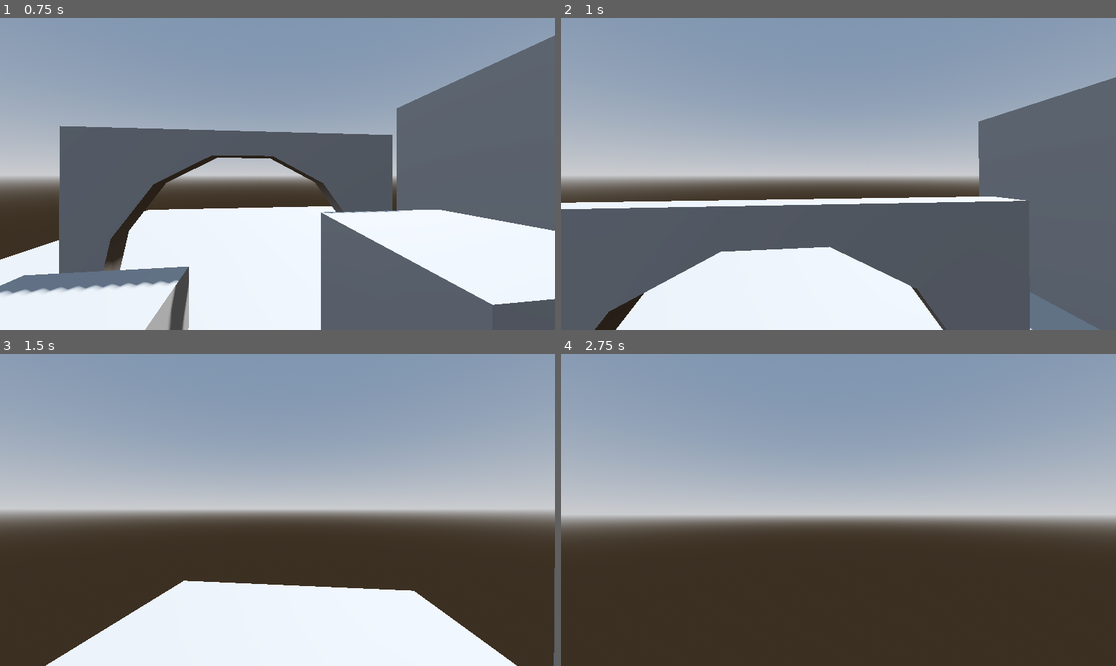
Above: before the commit, frames 1-4 (two rows, left to right).
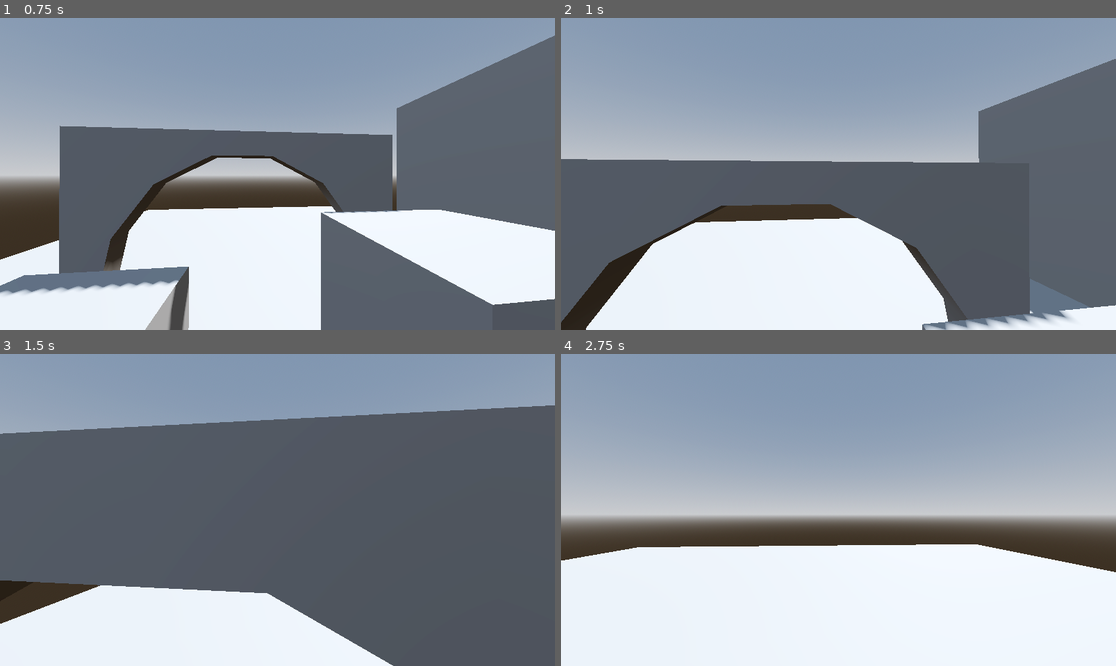
Above: after the commit, the same moments.

Repository: sirBruh/Yr12GameDesignAssesment
Game: Godot game, scene res://Scenes/level.tscn
Two runs of this game, one before a commit and one after it. Both use one fixed random seed, a clock stepped at 60 frames per second and the inputs below.
Inputs (mouse positions are in pixels of both pictures, inside the frame that each line leads up to):
- Up to frame 1 (0.75 s): move the mouse to (305, 174) at 0.52 s; hold W (Forward) from 0.53 s (still down); right-click (305, 174) at 0.6 s
- Up to frame 2 (1 s): keep holding W (Forward); right-click (866, 174) at 0.77 s
- Up to frame 3 (1.5 s): keep holding W (Forward); right-click (305, 510) at 1.07 s; move the mouse to (249, 510) at 1.27 s; tap Ctrl (Crouch) at 1.35 s
- Up to frame 4 (2.75 s): keep holding W (Forward); right-click (810, 510) at 1.52 s; right-click (810, 510) at 1.55 s; right-click (810, 510) at 1.82 s; move the mouse to (849, 503) at 2.02 s; hold Shift (Sprint) from 2.03 s (still down); right-click (849, 503) at 2.3 s

Frame 1 is identical in both runs. In frame 2, 23% of the frame differs, in the area x 0-100%, y 13-100%; in frame 3, 67%, in the area x 0-100%, y 16-100%; in frame 4, 37%.

Commit message:
Fixing Coyote
I just needd to repair the mantling

Diff:
--- a/untitled-delivery-game/Scenes/level.tscn
+++ b/untitled-delivery-game/Scenes/level.tscn
@@ -31,72 +31,85 @@
 
 [node name="CSGBox3D" type="CSGBox3D" parent="Environment"]
 transform = Transform3D(1, 0, 0, 0, 1, 0, 0, 0, 1, 0, 1.45, -4.1)
+layers = 2
 use_collision = true
-collision_layer = 3
-collision_mask = 3
+collision_layer = 2
+collision_mask = 2
 size = Vector3(4.6, 2.9, 0.4)
 
 [node name="CSGCylinder3D" type="CSGCylinder3D" parent="Environment/CSGBox3D"]
 transform = Transform3D(3.78, 0, 0, 0, -4.32743e-08, -4.104, 0, 0.99, -1.79392e-07, 0, -0.9, 0)
+layers = 2
 operation = 2
 sides = 14
 
 [node name="CSGBox3D3" type="CSGBox3D" parent="Environment"]
 transform = Transform3D(1, 0, 0, 0, 1, 0, 0, 0, 1, -1.455, 0.6, -2.565)
+layers = 2
 use_collision = true
-collision_layer = 3
-collision_mask = 3
+collision_layer = 2
+collision_mask = 2
 size = Vector3(1.69, 1.2, 1.87)
 
 [node name="CSGBox3D4" type="CSGBox3D" parent="Environment"]
 transform = Transform3D(1, 0, 0, 0, 1, 0, 0, 0, 1, 1.845, 0.9, -2.565)
+layers = 2
 use_collision = true
-collision_layer = 3
-collision_mask = 3
+collision_layer = 2
+collision_mask = 2
 size = Vector3(1.69, 1.8, 1.87)
 
 [node name="CSGBox3D2" type="CSGBox3D" parent="Environment"]
+layers = 2
 use_collision = true
-collision_layer = 3
-collision_mask = 3
+collision_layer = 2
+collision_mask = 2
 size = Vector3(12.9, 0.1, 30)
 
 [node name="CSGBox3D5" type="CSGBox3D" parent="Environment"]
 transform = Transform3D(1, 0, 0, 0, 1, 0, 0, 0, 1, 6.19, 2.5, 0.5)
+layers = 2
 use_collision = true
-collision_layer = 3
-collision_mask = 3
+collision_layer = 2
+collision_mask = 2
 size = Vector3(0.4, 5, 18.2)
-
-[node name="CSGBox3D5" type="CSGBox3D" parent="Environment/CSGBox3D5"]
-transform = Transform3D(1, 0, 0, 0, 1, 0, 0, 0, 1, 3.44, 2.45, -2.98023e-08)
-use_collision = true
-size = Vector3(6.3, 0.1, 18.2)
 
 [node name="CSGPolygon3D" type="CSGPolygon3D" parent="Environment"]
 transform = Transform3D(1, 0, 0, 0, 1, 0, 0, 0, 1, 0, 1.3, 3.3)
+layers = 2
 use_collision = true
-collision_layer = 3
-collision_mask = 3
+collision_layer = 2
+collision_mask = 2
 polygon = PackedVector2Array(0, 0.1, 0, 0.4, 2, 1.5, 2.1, 1.4)
 
 [node name="CSGPolygon3D2" type="CSGPolygon3D" parent="Environment"]
 transform = Transform3D(1.9, 0, 0, 0, 1, 0, 0, 0, 1, -1, -0.1, 7.5)
+layers = 2
 use_collision = true
-collision_layer = 3
-collision_mask = 3
+collision_layer = 2
+collision_mask = 2
 polygon = PackedVector2Array(-2.5, 0.1, -2.5, 0.1, 2, 2.8, 2, 0.1)
 
 [node name="CSGPolygon3D3" type="CSGPolygon3D" parent="Environment"]
 transform = Transform3D(1.9, 0, 0, 0, 1, 0, 0, 0, 1, 2.7, -0.8, 4.2)
+layers = 2
 use_collision = true
-collision_layer = 3
-collision_mask = 3
+collision_layer = 2
+collision_mask = 2
 polygon = PackedVector2Array(-2.5, 0.1, -2.5, 0.1, 2, 3.5, 2, 0.1)
 
 [node name="CSGBox3D6" type="CSGBox3D" parent="Environment"]
 transform = Transform3D(1, 0, 0, 0, 1, 0, 0, 0, 1, 5.09, 5.6, 3.87)
+layers = 2
 use_collision = true
-collision_layer = 3
-collision_mask = 3
+collision_layer = 2
+collision_mask = 2
 size = Vector3(1.69, 1.2, 1.87)
+
+[node name="CSGBox3D7" type="CSGBox3D" parent="Environment"]
+transform = Transform3D(1, 0, 0, 0, 1, 0, 0, 0, 1, 9.63, 4.95, 0.5)
+layers = 2
+use_collision = true
+collision_layer = 2
+collision_mask = 2
+size = Vector3(6.3, 0.1, 18.2)
--- a/untitled-delivery-game/Scenes/player.gd
+++ b/untitled-delivery-game/Scenes/player.gd
@@ -3,7 +3,6 @@
 @onready var stand_col = get_node("standing")
 @onready var crouch_col = get_node("crouching")
 @onready var cam_pivot = get_node("cam_pivot")
-@onready var coyote = get_node("Timer")
 @onready var top_head = get_node("raycast/top_head")
 @onready var face_lvl = get_node("raycast/face")
 @onready var new_pos = get_node("raycast/new_pos")
@@ -15,7 +14,9 @@
 var grav = 9.8
 
 var is_crouching = false
-var can_jump = true
+var last_floor = false
+var coyote = 0.1
+var air_time = 0
 var can_mantle = true
 var mouse_unlocked = false
 
@@ -23,16 +24,14 @@
 
 func _ready():
 	Input.mouse_mode = Input.MOUSE_MODE_CAPTURED
-	coyote.connect("timeout", _on_timer_timeout)
 
 func _physics_process(delta: float) -> void:
+	last_floor = is_on_floor()
 	check_mantle()
 	control_loop(delta)
 	run_state()
 	head_control()
 	move_and_slide()
-	if not is_on_floor() and can_jump and coyote.is_stopped():
-		coyote.start()
 
 func control_loop(delta):
 		# Add the gravity.
@@ -40,11 +39,13 @@
 		velocity += get_gravity() * delta
 
 	# Handle jump.
-	if Input.is_action_just_pressed("Jump") and (is_on_floor() or ! coyote.is_stopped()):
-		velocity.y = jump_velocity
-		can_jump = false
-
-	# Get the input direction and handle the movement/deceleration.
+	if Input.is_action_just_pressed("Jump"):
+		if is_on_floor() or air_time < coyote:
+			velocity.y = jump_velocity
+	if is_on_floor():
+		air_time = 0
+	else:
+		air_time += delta
 	# As good practice, you should replace UI actions with custom gameplay actions.
 	var input_dir := Input.get_vector("Left", "Right", "Forward", "Backward")
 	var direction := (transform.basis * Vector3(input_dir.x, 0, input_dir.y)).normalized()
@@ -99,5 +100,3 @@
 	can_mantle = false
 func _on_above_head_body_exited(body: Node3D):
 	can_mantle = true
-func _on_timer_timeout():
-	can_jump = false
--- a/untitled-delivery-game/Scenes/player.tscn
+++ b/untitled-delivery-game/Scenes/player.tscn
@@ -11,6 +11,7 @@
 radius = 0.25
 
 [node name="CharacterBody3D" type="CharacterBody3D"]
+collision_mask = 2
 script = ExtResource("1_v0iea")
 
 [node name="standing" type="CollisionShape3D" parent="."]
@@ -28,12 +29,15 @@
 
 [node name="top_head" type="RayCast3D" parent="raycast"]
 transform = Transform3D(1.91069e-15, 4.37114e-08, 1, 1, -4.37114e-08, 0, 4.37114e-08, 1, -4.37114e-08, 0, 1, 0)
+collision_mask = 2
 
 [node name="face" type="RayCast3D" parent="raycast"]
 transform = Transform3D(1.91069e-15, 3.67176e-08, 1, 1, -3.67176e-08, 0, 4.37114e-08, 0.84, -4.37114e-08, 0, 0.7, 0)
+collision_mask = 2
 
 [node name="new_pos" type="RayCast3D" parent="raycast"]
 transform = Transform3D(1, 0, 0, 0, 1, 0, 0, 0, 1, 5.96046e-08, 1.3, -1.2)
+collision_mask = 2
 
 [node name="above_head" type="Area3D" parent="."]
 transform = Transform3D(1, 0, 0, 0, 1, 0, 0, 0, 1, 0, 1.99, 0)
@@ -43,7 +47,4 @@
 transform = Transform3D(1, 0, 0, 0, 1, 0, 0, 0, 1, 0, -0.5, 0)
 shape = SubResource("CylinderShape3D_v0iea")
 
-[node name="Timer" type="Timer" parent="."]
-wait_time = 0.05
-
 [connection signal="body_entered" from="above_head" to="." method="_on_above_head_body_entered"]
